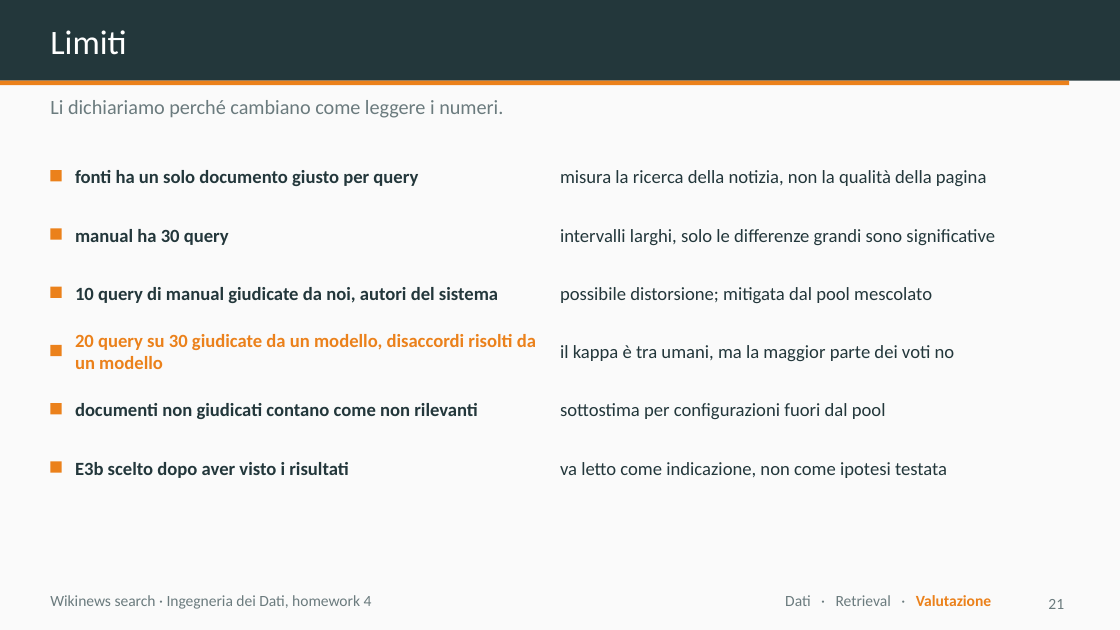
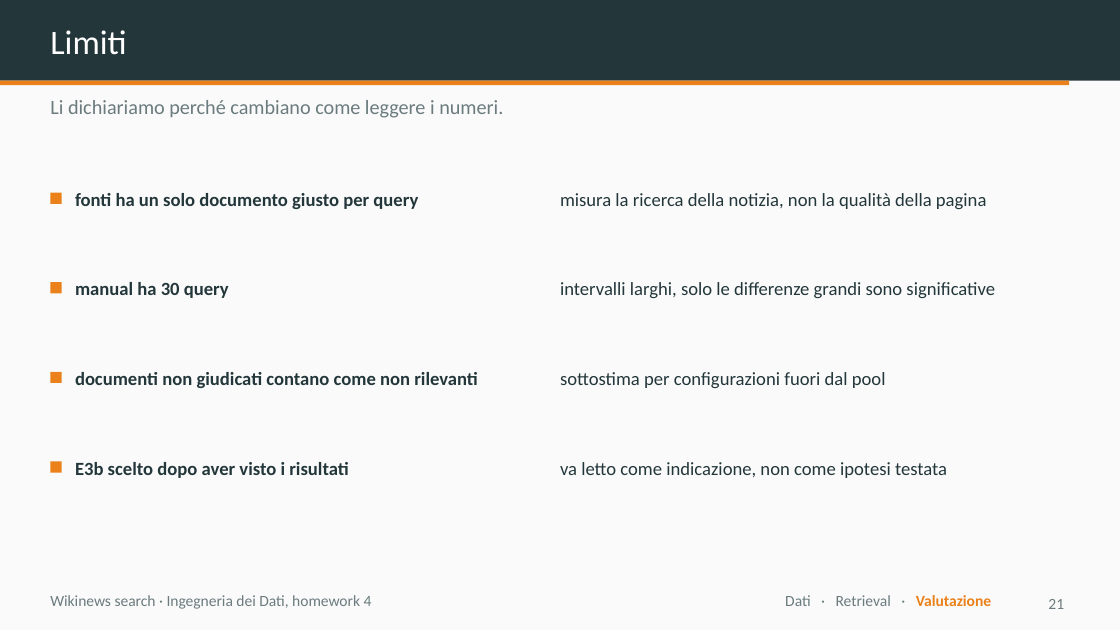
Before and after one commit to dnlsdn/wikinews-search, a slide deck: slide 21 of slides/wikinews-search.pptx. Drawn at 1120x630 pixels with LibreOffice and Linux fonts; fonts in the diff are those of the drawing. Boxes give left, top, right and bottom in pixels: in the first picture for what was removed or moved away, otherwise in the second. Text is boxed around its words. In the diff, an @@ line names an element or a change of style, - is before the commit and + after.

Commit message:
slides: deck regenerated with Gioia's changes on slides 14 and 21 (#20)

```diff
--- a/slides/wikinews-search.pptx
+++ b/slides/wikinews-search.pptx
@@ rectangle removed at (50,228,62,240) @@
@@ text "manual ha 30 query": place and size @@
-text "manual ha 30 query" at (75,229,229,245)
+text "manual ha 30 query" at (75,282,229,298)
@@ text "intervalli larghi, solo le differenze ...": place and size @@
-text "intervalli larghi, solo le differenze ..." at (560,229,995,245)
+text "intervalli larghi, solo le differenze ..." at (560,282,995,298)
@@ rectangle: place and size @@
-rectangle at (50,287,62,298)
+rectangle at (50,282,62,293)
@@ text removed at (75,287,498,303) @@
-10 query di manual giudicate da noi, autori del sistema
@@ text removed at (560,287,932,303) @@
-possibile distorsione; mitigata dal pool mescolato
@@ text "documenti non giudicati contano come ...": place and size @@
-text "documenti non giudicati contano come ..." at (75,403,478,419)
+text "documenti non giudicati contano come ..." at (75,372,478,388)
@@ text removed at (75,334,536,369) @@
-20 query su 30 giudicate da un modello, disaccordi risolti da un modello
@@ text "sottostima per configurazioni fuori dal ...": place and size @@
-text "sottostima per configurazioni fuori dal ..." at (560,403,886,419)
+text "sottostima per configurazioni fuori dal ..." at (560,372,886,388)
@@ text removed at (560,345,955,361) @@
-il kappa è tra umani, ma la maggior parte dei voti no
@@ 2 texts, 2 rectangles: place and size @@
-2 texts, 2 rectangles at (50,170,986,356)
+2 texts, 2 rectangles at (50,193,986,383)
@@ rectangle removed at (50,403,62,414) @@
```
Also in this commit, not shown: 1 other slide changed, 1 other file.
